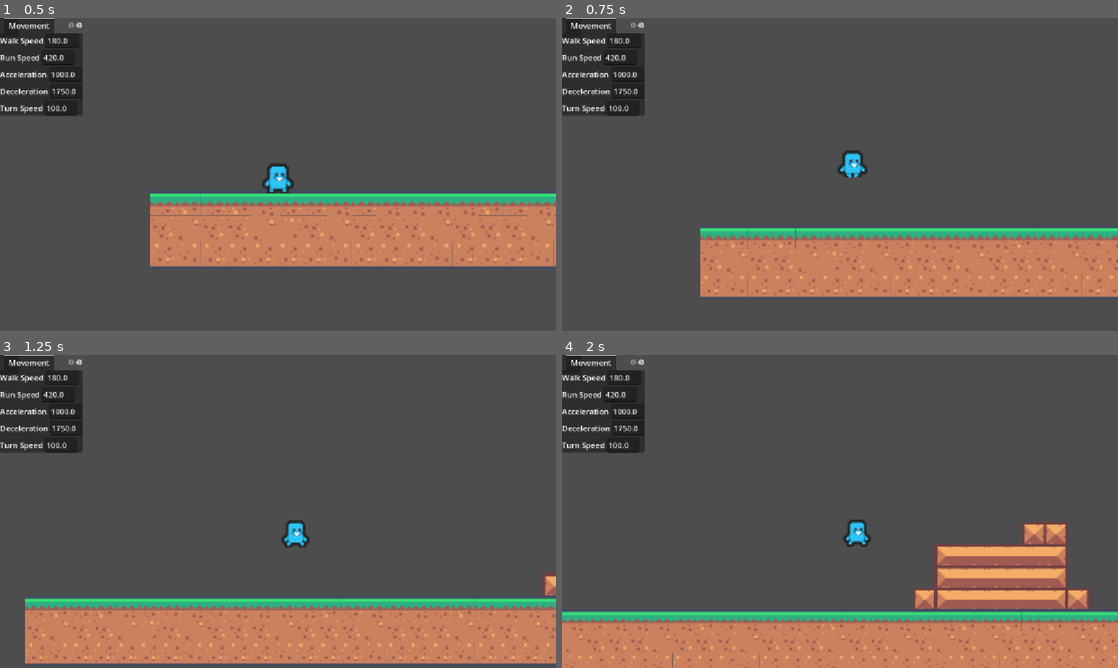
Above: before the commit, frames 1-4 (two rows, left to right).
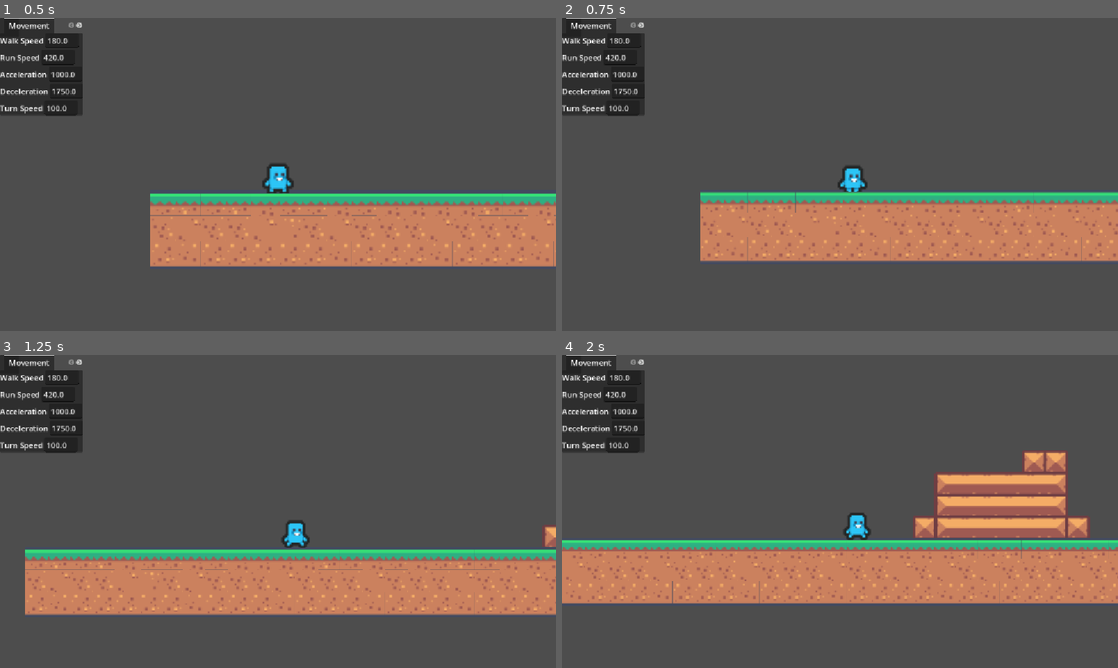
Above: after the commit, the same moments.

Repository: bridgerbird/GMTK2026-Game-Jam
Game: Godot game, scene res://scenes/level_tutorial.tscn
Two runs of this game, one before a commit and one after it. Both use one fixed random seed, a clock stepped at 60 frames per second and the inputs below. The project has no main scene, so this scene is started directly.
Inputs:
- Up to frame 1 (0.5 s): no input
- Up to frame 2 (0.75 s): hold D (move_right) from 0.53 s (still down); tap W (twist, bound only after the commit) at 0.6 s
- Up to frame 3 (1.25 s): keep holding D (move_right); tap Space (jump) at 0.77, 0.8, 1.07 s
- Up to frame 4 (2 s): keep holding D (move_right); tap Space (jump) at 1.35, 1.52, 1.82 s; tap W (twist, bound only after the commit) at 1.55 s

Frame 1 is identical in both runs. In frame 2, 21% of the frame differs, in the area x 24-100%, y 42-90%; in frame 3, 34%; in frame 4, 45%, in the area x 0-100%, y 30-100%.

Commit message:
Added twist ability

Diff:
--- a/project.godot
+++ b/project.godot
@@ -28,8 +28,6 @@
 jump={
 "deadzone": 0.2,
 "events": [Object(InputEventKey,"resource_local_to_scene":false,"resource_name":"","device":-1,"window_id":0,"alt_press …(191 unchanged characters)…
-, Object(InputEventKey,"resource_local_to_scene":false,"resource_name":"","device":-1,"window_id":0,"alt_pressed":false,"shift_pressed":false,"ctrl_pressed":false,"meta_pressed":false,"pressed":false,"keycode":0,"physical_keycode":87,"key_label":0,"unicode":119,"location":0,"echo":false,"script":null)
-, Object(InputEventKey,"resource_local_to_scene":false,"resource_name":"","device":-1,"window_id":0,"alt_pressed":false,"shift_pressed":false,"ctrl_pressed":false,"meta_pressed":false,"pressed":false,"keycode":0,"physical_keycode":4194320,"key_label":0,"unicode":0,"location":0,"echo":false,"script":null)
 ]
 }
 move_left={
@@ -54,6 +52,12 @@
 "events": [Object(InputEventKey,"resource_local_to_scene":false,"resource_name":"","device":-1,"window_id":0,"alt_press …(195 unchanged characters)…
 ]
 }
+twist={
+"deadzone": 0.2,
+"events": [Object(InputEventKey,"resource_local_to_scene":false,"resource_name":"","device":-1,"window_id":0,"alt_pressed":false,"shift_pressed":false,"ctrl_pressed":false,"meta_pressed":false,"pressed":false,"keycode":0,"physical_keycode":87,"key_label":0,"unicode":119,"location":0,"echo":false,"script":null)
+, Object(InputEventKey,"resource_local_to_scene":false,"resource_name":"","device":-1,"window_id":0,"alt_pressed":false,"shift_pressed":false,"ctrl_pressed":false,"meta_pressed":false,"pressed":false,"keycode":0,"physical_keycode":4194320,"key_label":0,"unicode":0,"location":0,"echo":false,"script":null)
+]
+}
 
 [physics]
 
--- a/scenes/player.tscn
+++ b/scenes/player.tscn
@@ -3,6 +3,7 @@
 [ext_resource type="Texture2D" uid="uid://bwt2rnxxa4qla" path="res://assets/demo-creature-sheet.png" id="1_3vyb7"]
 [ext_resource type="Script" uid="uid://djalw4bihdg6w" path="res://scripts/player.gd" id="1_g2els"]
 [ext_resource type="Script" uid="uid://chfurerv782qn" path="res://scripts/camera.gd" id="2_qhqgy"]
+[ext_resource type="Texture2D" uid="uid://cgd520rv4snuy" path="res://assets/demo-creature-backside-sheet.png" id="4_dqkch"]
 
 [sub_resource type="RectangleShape2D" id="RectangleShape2D_tuyoq"]
 size = Vector2(20, 17)
@@ -23,6 +24,22 @@
 atlas = ExtResource("1_3vyb7")
 region = Rect2(72, 0, 24, 24)
 
+[sub_resource type="AtlasTexture" id="AtlasTexture_tuyoq"]
+atlas = ExtResource("4_dqkch")
+region = Rect2(0, 0, 24, 24)
+
+[sub_resource type="AtlasTexture" id="AtlasTexture_fjrip"]
+atlas = ExtResource("4_dqkch")
+region = Rect2(24, 0, 24, 24)
+
+[sub_resource type="AtlasTexture" id="AtlasTexture_smehm"]
+atlas = ExtResource("4_dqkch")
+region = Rect2(48, 0, 24, 24)
+
+[sub_resource type="AtlasTexture" id="AtlasTexture_ur7pv"]
+atlas = ExtResource("4_dqkch")
+region = Rect2(72, 0, 24, 24)
+
 [sub_resource type="SpriteFrames" id="SpriteFrames_u8vuu"]
 animations = [{
 "frames": [{
@@ -43,6 +60,23 @@
 "speed": 5.0
 }, {
 "frames": [{
+"duration": 1.0,
+"texture": SubResource("AtlasTexture_tuyoq")
+}, {
+"duration": 1.0,
+"texture": SubResource("AtlasTexture_fjrip")
+}, {
+"duration": 1.0,
+"texture": SubResource("AtlasTexture_smehm")
+}, {
+"duration": 1.0,
+"texture": SubResource("AtlasTexture_ur7pv")
+}],
+"loop": 1,
+"name": &"default_backside",
+"speed": 5.0
+}, {
+"frames": [{
 "duration": 1.2,
 "texture": SubResource("AtlasTexture_dqkch")
 }, {
@@ -132,6 +166,26 @@
 }],
 "loop": 1,
 "name": &"slow_walk",
+"speed": 5.0
+}, {
+"frames": [{
+"duration": 1.0,
+"texture": SubResource("AtlasTexture_tuyoq")
+}, {
+"duration": 1.0,
+"texture": SubResource("AtlasTexture_fjrip")
+}, {
+"duration": 1.0,
+"texture": SubResource("AtlasTexture_smehm")
+}, {
+"duration": 1.0,
+"texture": SubResource("AtlasTexture_qhqgy")
+}, {
+"duration": 1.0,
+"texture": SubResource("AtlasTexture_g2els")
+}],
+"loop": 1,
+"name": &"twist",
 "speed": 5.0
 }, {
 "frames": [{
@@ -168,4 +222,5 @@
 
 [node name="AnimatedSprite2D" type="AnimatedSprite2D" parent="." unique_id=796612001]
 sprite_frames = SubResource("SpriteFrames_u8vuu")
-animation = &"fall"
+animation = &"twist"
+frame_progress = 0.52321786
--- a/scripts/debug_panel.gd
+++ b/scripts/debug_panel.gd
@@ -16,6 +16,8 @@
 	{ "property": "float_threshold", "label": "Float Threshold", "tab": "Jump" },
 	{ "property": "jump_cut_multiplier", "label": "Jump Cut Multiplier", "tab": "Jump" },
 	{ "property": "number_of_jumps", "label": "Number of Jumps", "tab": "Jump" },
+	{ "property": "jump_twist_time", "label": "Jump Twist Time", "tab": "Jump" },
+	{ "property": "jump_twist_float", "label": "Jump Twist Float", "tab": "Jump" },
 	{ "property": "zoom_in", "label": "Zoom In", "tab": "Camera" },
 	{ "property": "initial_lerp_speed", "label": "Initial Lerp Speed", "tab": "Camera" },
 	{ "property": "zoom_out", "label": "Zoom Out", "tab": "Camera" },
--- a/scripts/game_config.gd
+++ b/scripts/game_config.gd
@@ -12,7 +12,9 @@
 var float_gravity = 260.0
 var float_threshold = 17.0
 var jump_cut_multiplier = 0.25
-var number_of_jumps = 2.0
+var number_of_jumps = 1.0
+var jump_twist_time = 0.4
+var jump_twist_float = 400.0
 
 # Camera Configs
 var zoom_in = 2.8
--- a/scripts/player.gd
+++ b/scripts/player.gd
@@ -3,6 +3,7 @@
 @onready var animated_sprite = $AnimatedSprite2D
 
 var jumps = GameConfig.number_of_jumps
+var twist_time = GameConfig.jump_twist_time
 
 # Updates and Starts playing the correct animation
 func update_animation(animation_state):
@@ -18,20 +19,45 @@
 
 func handle_normal_movement(delta):
 	# Add gravity to player.
+	# and handle Twist ability
 	if not is_on_floor():
+		# Check for twist input
+		var twist_override = false
+		# Handle the start of the twist
+		if Input.is_action_just_pressed("twist"):
+			twist_override = true
+			update_animation("twist")
+			# Start timer on twist
+			twist_time -= delta
+		# Handle the middle and end of the twist
+		elif twist_time < GameConfig.jump_twist_time:
+			if twist_time > 0.0:
+				twist_override = true
+				twist_time -= delta
+			else:
+				twist_time = GameConfig.jump_twist_time
+
 		# Beginning of jump, use ascend_gravity
 		if velocity.y < -GameConfig.float_threshold:
 			velocity.y += GameConfig.ascend_gravity * delta
-			update_animation("jump")
+			if not twist_override:
+				update_animation("jump")
 		# End of jump (the fall), use descend_gravity
 		elif velocity.y > GameConfig.float_threshold:
-			velocity.y += GameConfig.descend_gravity * delta
-			update_animation("fall")
+			if twist_override:
+				velocity.y += GameConfig.jump_twist_float * delta
+			else:
+				velocity.y += GameConfig.descend_gravity * delta
+				update_animation("fall")
 		# Middle of jump (between negative and positive float_threshold)
 		#	use float_gravity
 		else:
-			velocity.y += GameConfig.float_gravity * delta
-			update_animation("jump_peak")
+			if twist_override:
+				velocity.y += GameConfig.jump_twist_float * delta
+			else:
+				velocity.y += GameConfig.float_gravity * delta
+				update_animation("jump_peak")
+
 
 	# Remove a jump if fell off edge
 	#	without it, you can still jump after falling
Binary file added: assets/demo-creature-backside-sheet.png
Not shown, added: assets/demo-creature-backside-sheet.png.import
